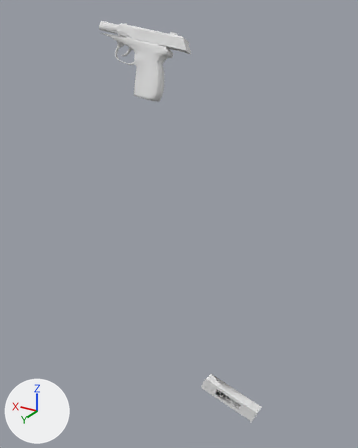
Two versions of the OBJ model Vertex_Animation_Compiler/Assets/Makarov_Pistol_Reload165.obj, one commit apart.
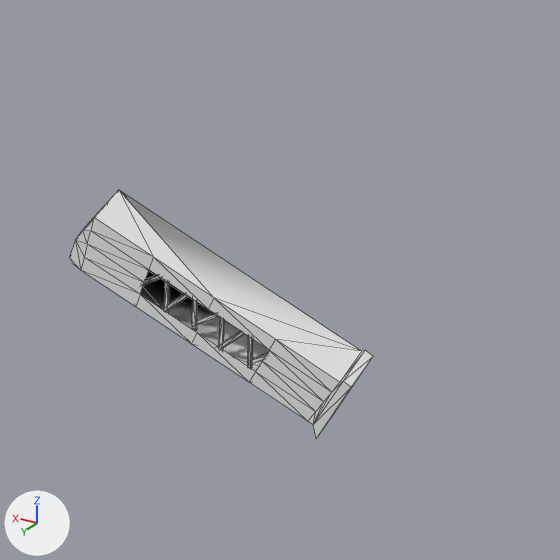
The first picture shows the older version from a camera (50 mm lens) standing at (-0.171, 0.653, -0.008) and looking at (0.206, 0.024, -0.323). The close-ups show both versions on the part from 52% to 84% of the width and 75% to 100% of the height of that picture; other places that the commit changed are outside them. The lights are fixed; the arrows at lower left show +X, +Y and +Z. The close-ups show mesh edges as thin lines. Where no turn or scale is listed for an object, it has been applied to the vertices.

Names of what the first close-up shows: 'Magazine_Cube.011'.
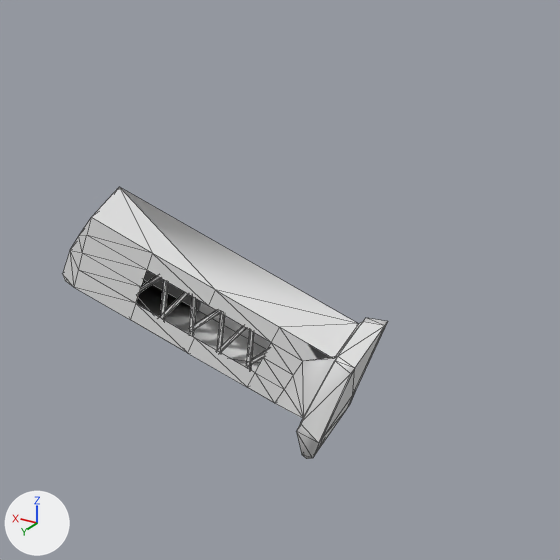
What differs and where, as boxes [x1, y1, x2, y2] in the close-ups (560 x 560 px):
'Magazine_Cube.011', reshaped (7% wider, 10% taller)
    before: [69, 190, 373, 438]
    after: [63, 187, 388, 459]
part 1 of me_magazine_cube_011, rebuilt (7% wider, 10% taller)
    before: [69, 190, 373, 438]
    after: [63, 187, 388, 459]
part 2 of me_magazine_cube_011, deleted
    before: [143, 275, 267, 364]
part 3 of me_magazine_cube_011, built on
    before: [164, 281, 253, 369]
    after: [139, 276, 268, 370]

Diff of the bpy script that builds the scene:
```diff
--- a/Vertex_Animation_Compiler/Assets/Makarov_Pistol_Reload165.obj.py
+++ b/Vertex_Animation_Compiler/Assets/Makarov_Pistol_Reload165.obj.py
@@ me_magazine_cube_011 @@
 # used by ob_magazine_cube_011; location = (0.0, 0.0, 0.0)
-me_magazine_cube_011.from_pydata(...)  # 140 vertices, 222 faces; spans x -0.0022..0.0848, y 0.1536..0.171, z -0.5139..-0.4728
+me_magazine_cube_011.from_pydata(...)  # 164 vertices, 270 faces; spans x -0.0041..0.0861, y 0.1532..0.1763, z -0.5166..-0.4718
+# me_magazine_cube_011 part 1: the loose piece of 44 vertices spanning x -0.0022..0.0848, y 0.1536..0.171, z -0.5139..-0.4728 is rebuilt with 68 vertices and now spans x -0.0041..0.0861, y 0.1532..0.1763, z -0.5166..-0.4718
+# me_magazine_cube_011 part 2: 8 loose pieces with 64 vertices, spanning x 0.0176..0.0761, y 0.1651..0.1682, z -0.5014..-0.4786, are deleted
+# me_magazine_cube_011 part 3: 32 vertices removed from x 0.028..0.0552, y 0.166..0.1683, z -0.5021..-0.4813; 96 vertices added at x 0.0164..0.0773, y 0.1662..0.1695, z -0.5028..-0.4784
```
